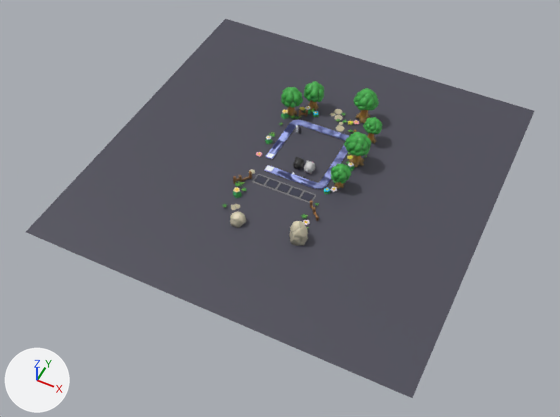
The glTF model assets/primitive_scene.glb, before and after one commit.
Camera for both pictures: a camera (50 mm lens) standing at (38.6, -84.2, 93.1) and looking at (0.2, -7.4, -3.0). Every picture has the same lights, and +X, +Y and +Z are marked at lower left. The older version comes first. Where no turn or scale is listed for an object, it has been applied to the vertices.

Before the edit, the objects in view are built like this:
```python
ob_ground_plane = bpy.data.objects.new('Ground_Plane', me_ground_plane)
ob_ground_plane.location = (0.0, 0.0, 0.0)
ob_rock_00 = bpy.data.objects.new('Rock_00', me_mesh_6)
ob_rock_00.location = (-3.2, -15.4, 0.0)
ob_slot_0 = bpy.data.objects.new('Slot_0', me_slot_mesh_001)
ob_slot_0.location = (-4.3, -5.5, 0.0)
ob_slot_1 = bpy.data.objects.new('Slot_1', me_slot_mesh_002)
ob_slot_1.location = (-2.1, -5.5, 0.0)
ob_slot_2 = bpy.data.objects.new('Slot_2', me_slot_mesh_003)
ob_slot_2.location = (0.0, -5.5, 0.0)
ob_slot_3 = bpy.data.objects.new('Slot_3', me_slot_mesh_004)
ob_slot_3.location = (2.1, -5.5, 0.0)
ob_slot_4 = bpy.data.objects.new('Slot_4', me_slot_mesh_005)
ob_slot_4.location = (4.3, -5.5, 0.0)
ob_tree_01 = bpy.data.objects.new('Tree_01', me_mesh_3)
ob_tree_01.parent = ob_sceneroot
ob_tree_01.location = (5.062, 16.18, 0.0)
# also in view: 'Tree_01.001' at (8.2, 5.2, 3.3); 'Rail_Main_Instance_0000' at (0.0, 3.7, 0.1)
```
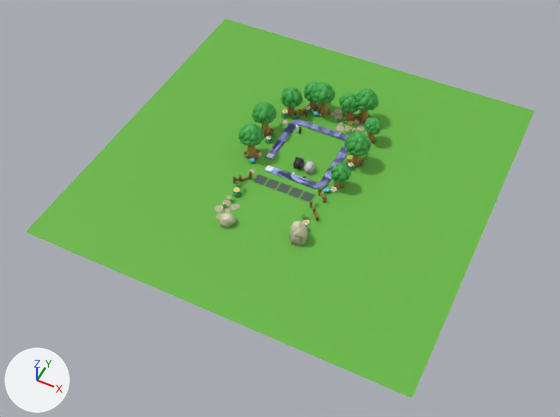
Changed parts and their boxes [x1, y1, x2, y2] in the pictures (560 x 417 px):
'Ground_Plane', recoloured (dark grey to green): [26, 19, 534, 398] in both
'Tree_01.005', added (green): after [238, 123, 264, 159]
'Tree_01.002', added (green): after [311, 82, 335, 117]
'Tree_01.004', added (green): after [251, 101, 277, 137]
'Tree_00.002', added: after [339, 92, 359, 121]
'Rock_00', moved: before [230, 211, 246, 228]; after [220, 212, 236, 228]
'Slot_3', deleted: before [289, 187, 303, 197]
'Slot_4', deleted: before [301, 192, 315, 201]
'Slot_2', deleted: before [277, 183, 291, 193]
'Slot_1', deleted: before [266, 179, 279, 189]
'Slot_0', deleted: before [254, 175, 268, 185]
'Fence_03.001', added: after [318, 187, 327, 203]
'Path_04.001', added: after [215, 205, 224, 212]
'Path_00.001', added: after [222, 200, 231, 207]

The change in detail:
Material 'Ground' (mat_ground) changes colour from dark grey #4c4b57 to green #68b842; in linear values from (0.0714, 0.07, 0.0956) to (0.139, 0.478, 0.0552).
Object 'Rock_00' (ob_rock_00) moves from (-3.2, -15.4, 0.0) to (-4.6, -16.2, 0.0).
Object 'Slot_0' (ob_slot_0) is deleted.
Object 'Slot_1' (ob_slot_1) is deleted.
Object 'Slot_2' (ob_slot_2) is deleted.
Object 'Slot_3' (ob_slot_3) is deleted.
Object 'Slot_4' (ob_slot_4) is deleted.
Object 'Tree_01.005' (ob_tree_01_005) is new; it shows me_mesh_3.
Its parent is ob_sceneroot.
Its location is (-8.375, -0.904, 0.0).
Its rotation in degrees is (0, 0, 139).
Object 'Tree_01.004' (ob_tree_01_004) is new; it shows me_mesh_3.
Its parent is ob_sceneroot.
Its location is (-8.907, 5.204, 0.0).
Its rotation in degrees is (0, 0, -160).
Object 'Tree_01.002' (ob_tree_01_002) is new; it shows me_mesh_3.
Its parent is ob_sceneroot.
Its location is (-1.953, 14.41, 0.0).
Its rotation in degrees is (0, 0, -160).
Object 'Tree_00.002' (ob_tree_00_002) is new; it shows me_mesh_2.
Its parent is ob_sceneroot.
Its location is (2.937, 14.99, 0.0).
Its rotation in degrees is (0, 0, -29).
Object 'Path_04.001' (ob_path_04_001) is new; it shows me_mesh_14.
Its parent is ob_sceneroot.
Its location is (-7.279, -14.22, 0.0).
Its rotation in degrees is (0, 0, -61).
Object 'Path_00.001' (ob_path_00_001) is new; it shows me_mesh_10.
Its parent is ob_sceneroot.
Its location is (-6.866, -12.64, 0.0).
Its rotation in degrees is (0, 0, 12).
Object 'Fence_03.001' (ob_fence_03_001) is new; it shows me_mesh_24.
Its parent is ob_sceneroot.
Its location is (7.086, -5.262, 0.0).
Its rotation in degrees is (0, 0, 142).
